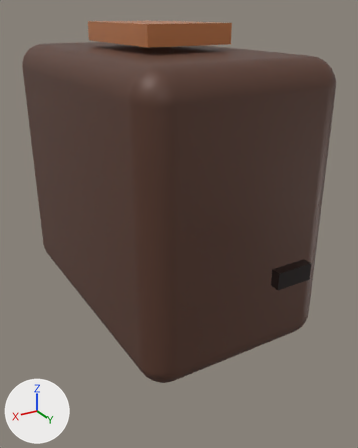
Renders of the glTF model prototype/public/company-assets/desktop-computer-v1/desktop-computer/compact-tower/v1/model.glb from each side of a commit.
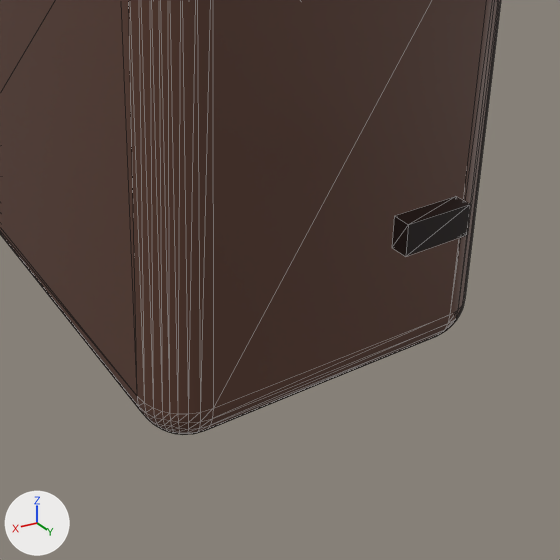
Each version appears first whole from a camera (50 mm lens) standing at (0.244, 0.451, 0.304) and looking at (-0.003, 0.04, 0.099), and next in a close-up on the part from 19% to 100% of the width and 35% to 100% of the height. The lights are fixed; the arrows at lower left show +X, +Y and +Z. The first two pictures are the older version. The close-ups show mesh edges as thin lines. Where no turn or scale is listed for an object, it has been applied to the vertices. Vertices at exactly the same position are counted once.

Objects in the first close-up: 'computer-body', 'power-port-back'.
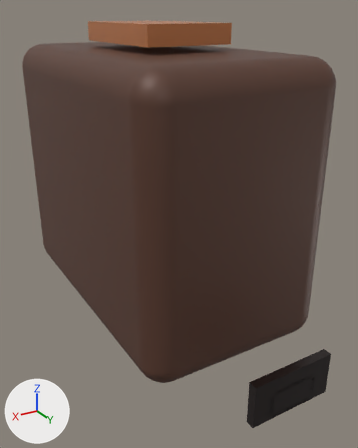
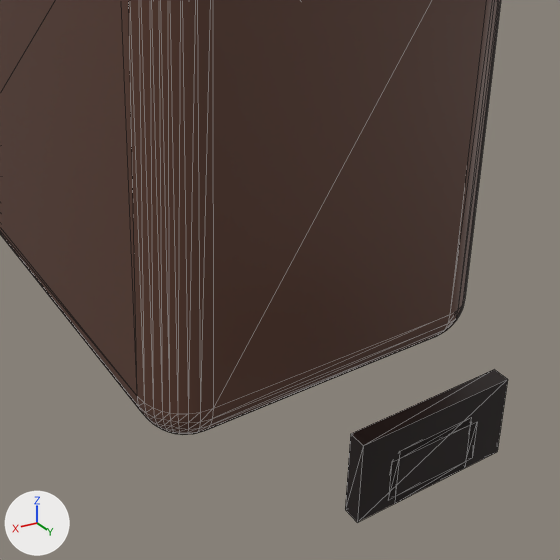
Pixel boxes (x1, y1, x2, y2) of what changed, in the close-ups (560 x 560 px):
'power-port-back', moved, rescaled (108% wider, 147% taller)
    before: (392, 196, 470, 257)
    after: (345, 370, 508, 522)
'usb-frame-top', added
    after: (399, 419, 471, 459)
'usb-frame-bottom', added
    after: (395, 461, 466, 503)
'usb-frame-right', added
    after: (388, 459, 399, 500)
'usb-frame-left', added
    after: (466, 422, 477, 461)

The change in detail:
me_mesh_10 is used by ob_power_port_back; location (0.0, 0.21, 0.12).
me_mesh_10 had 8 vertices, 12 faces and spanned x -0.016..0.016, y -0.004..0.004, z -0.007..0.007.
me_mesh_10 now has 8 vertices, 12 faces and spans x -0.04..0.04, y -0.004..0.004, z -0.02..0.02.
me_mesh_10 part 1: the whole mesh is scaled about its middle by (2.5, 1, 2.86).
Mesh me_mesh_14 is new.
It is a box spanning x -0.02..0.02, y -0.001..0.001, z -0.002..0.002.
It uses material mat_material_1 (black #221816).
Mesh me_mesh_12 is new.
It is a box spanning x -0.002..0.002, y -0.001..0.001, z -0.01..0.01.
It uses material mat_material_1 (black #221816).
Object 'power-port-back' (ob_power_port_back) moves from (0.0, 0.21, 0.12) to (0.0, 0.221, 0.02).
Object 'usb-frame-bottom' (ob_usb_frame_bottom) is new; it shows me_mesh_14.
Its location is (0.0, 0.224, 0.002).
Object 'usb-frame-top' (ob_usb_frame_top) is new; it shows a copy of me_mesh_14.
Its location is (0.0, 0.224, 0.026).
Object 'usb-frame-right' (ob_usb_frame_right) is new; it shows me_mesh_12.
Its location is (0.022, 0.224, 0.014).
Object 'usb-frame-left' (ob_usb_frame_left) is new; it shows a copy of me_mesh_12.
Its location is (-0.022, 0.224, 0.014).
